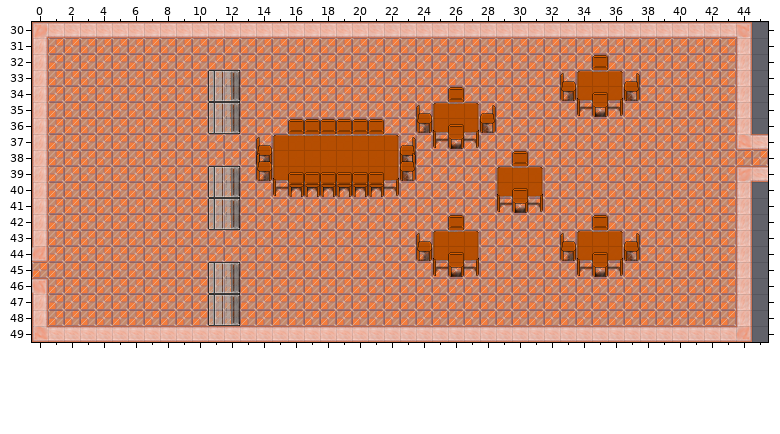
Two states of a Tiled map, assets/tilemaps/level4.tmx. Above, as it was before the edit.
Cells are 32x32 px. Shown: x 0..45, y 30..49.
After the commit:
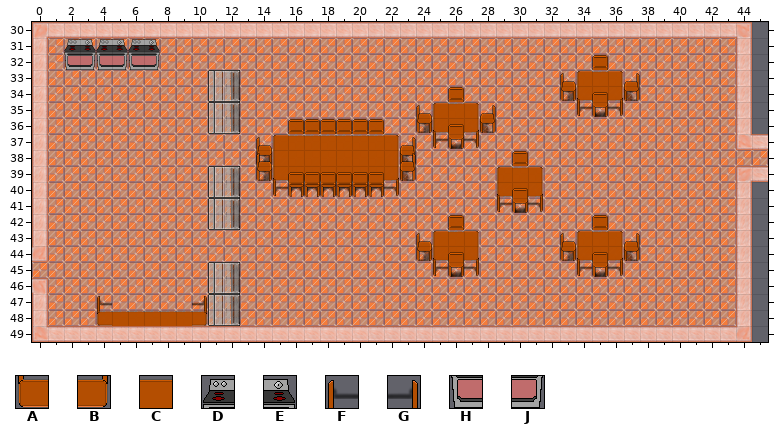
Key: from "newTileset": A 45 flipped up-down, B 45 turned 180, C 49 flipped up-down, D 60, E 61, F 65 flipped up-down, G 65 turned 180, H 80, J 81.
_ is an empty cell.
What changed:
Layer "World":
The author put tile A in row 48 at x 4.
The author put tile B in row 48 at x 10.
The author put tile C in row 48 at x 5 to 9.
The author put tile D in row 31 at x 2, 4 and 6.
The author put tile E in row 31 at x 3, 5 and 7.
The author put tile F in row 47 at x 4.
The author put tile G in row 47 at x 10.
The author put tile H in row 32 at x 2, 4 and 6.
The author put tile J in row 32 at x 3, 5 and 7.
